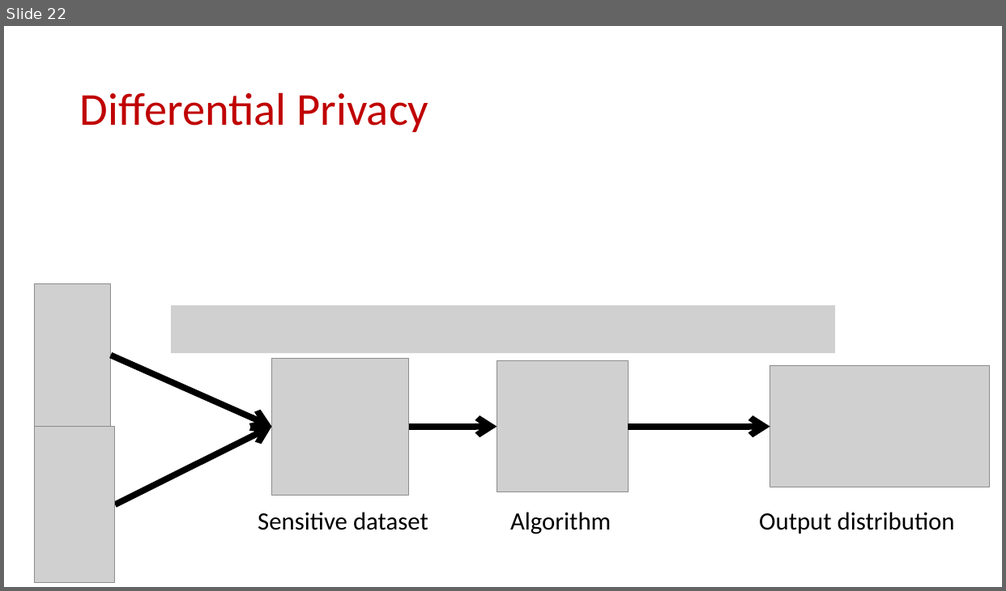
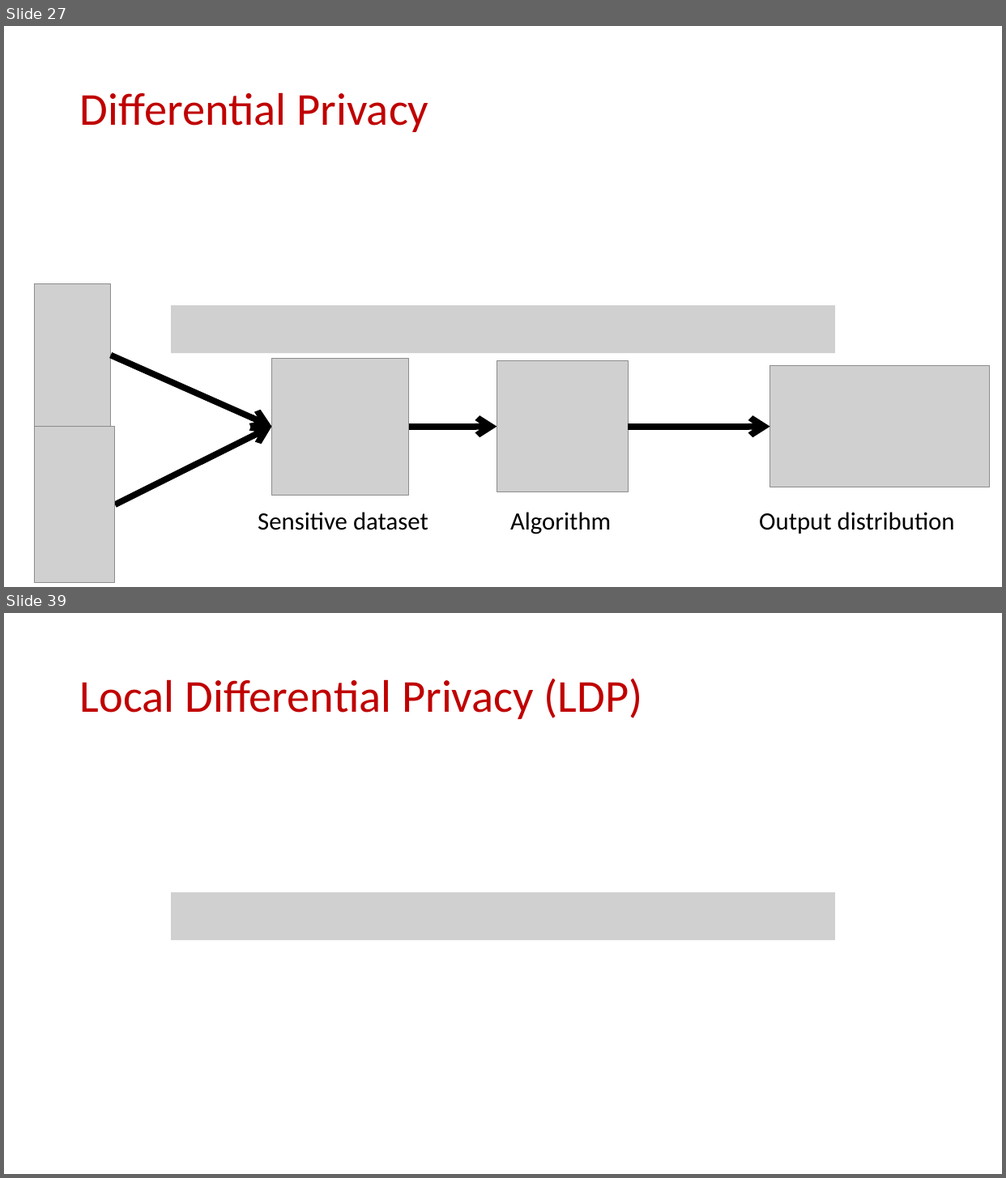
Before and after one commit to samsonzhou/samsonzhou.github.io, a slide deck: CSCE658-S24/L19.pptx. Shown one above the other, each under a label of ours: slide 22 before the commit, slides 27 and 39 after it; the slides between them are not shown. The pictures are 1006x591 and 1006x1178 pixels, drawn with LibreOffice and Linux fonts; fonts in the diff are those of the drawing; grey boxes stand for pictures. Boxes give left, top, right and bottom in pixels: in the first picture for what was removed or moved away, otherwise in the second. Text is boxed around its words. In the diff, an @@ line names an element or a change of style, - is before the commit and + after.

```diff
--- a/CSCE658-S24/L19.pptx
+++ b/CSCE658-S24/L19.pptx
@@ slide 39 added at (x1=4, y1=613, x2=1002, y2=1174), background #FFFFFF @@
@@ title added at (x1=80, y1=679, x2=643, y2=719), 44 pt, text #C00000 @@
+Local Differential Privacy (LDP)
@@ picture added at (x1=171, y1=892, x2=835, y2=940) @@
@@ what was slide 22 is now slide 27 @@
```
Also in this commit, not shown: 1 slide changed, 27 other slides added.
